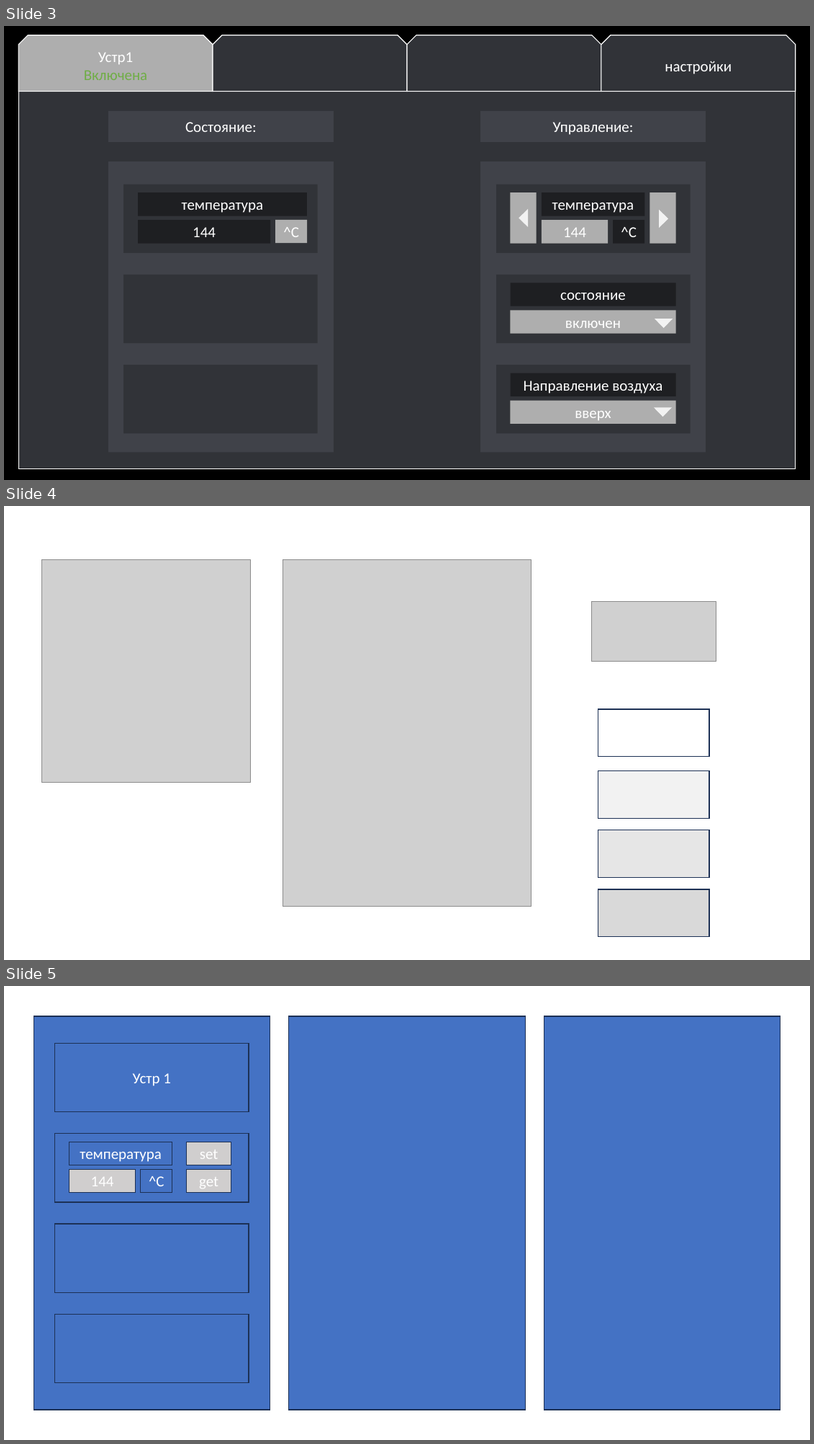
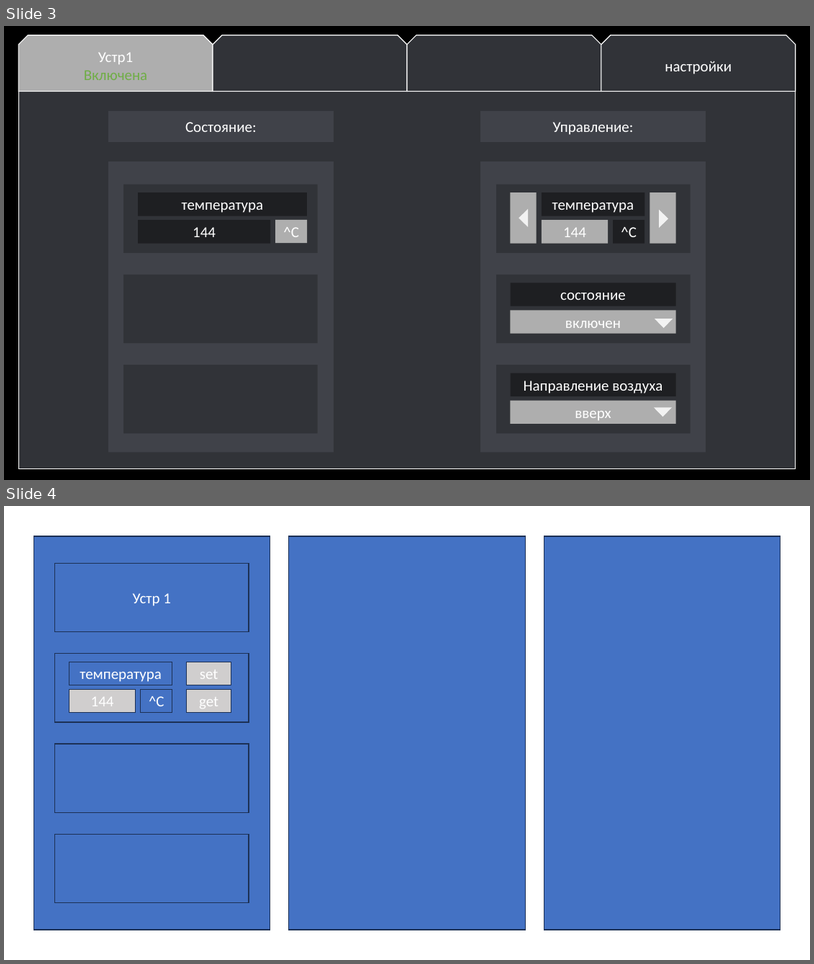
Before and after one commit to KiselkovD/test_case_air_conditioning, a slide deck: docs/sketch.pptx. Shown one above the other, each under a label of ours: slides 3, 4 and 5 before the commit, slides 3 and 4 after it. The pictures are 814x1444 and 814x964 pixels, drawn with LibreOffice and Linux fonts; fonts in the diff are those of the drawing; grey boxes stand for pictures; background and template pictures are left out. Boxes give left, top, right and bottom in pixels: in the first picture for what was removed or moved away, otherwise in the second. Text is boxed around its words. In the diff, an @@ line names an element or a change of style, - is before the commit and + after.

```diff
--- a/docs/sketch.pptx
+++ b/docs/sketch.pptx
@@ slide 4 removed at box(4, 506, 810, 960), background #FFFFFF @@
@@ picture removed at box(42, 560, 251, 783) @@
@@ picture removed at box(283, 560, 532, 906) @@
@@ picture removed at box(592, 602, 716, 662) @@
@@ rectangle removed at box(598, 709, 710, 757) @@
@@ rectangle removed at box(598, 770, 710, 818) @@
@@ rectangle removed at box(598, 830, 710, 877) @@
@@ rectangle removed at box(598, 889, 710, 936) @@
@@ what was slide 5 is now slide 4 @@
```
Also in this commit, not shown: 2 slides added, 6 other files.
